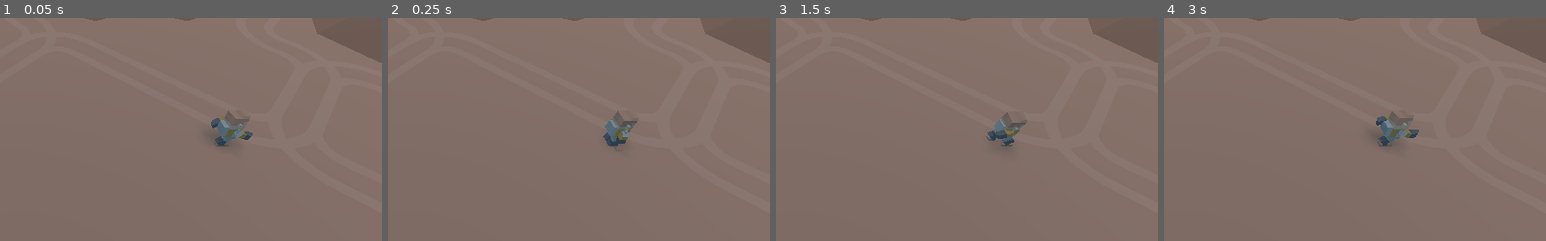
Above: before the commit, frames 1-4 (left to right).
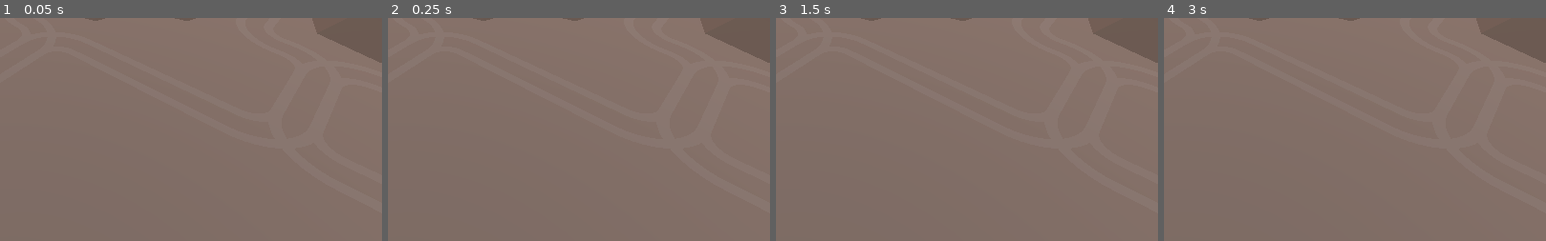
Above: after the commit, the same moments.

Repository: GameDrivenDesign/crusaders-guide-to-die-ning
Game: Godot game, scene res://game/game.tscn
Two runs of this game, one before a commit and one after it. Both use one fixed random seed, a clock stepped at 60 frames per second and the inputs below.
Inputs (mouse positions are % of the whole screen's width and height, from its top left):
- Up to frame 1 (0.05 s): no input
- Up to frame 2 (0.25 s): no input
- Up to frame 3 (1.5 s): tap Enter (ui_accept) at 0.5, 0.77, 1.25 s; move the mouse to (72, 45) at 0.52 s; hold Right (ui_right) 0.53-1.28 s; click (72, 45) at 0.6 s; move the mouse to (30, 55) at 1.27 s; hold Down (ui_down) from 1.28 s (still down); click (30, 55) at 1.35 s
- Up to frame 4 (3 s): tap Enter (ui_accept) at 1.52, 2 s; move the mouse to (60, 28) at 2.02 s; release Down (ui_down) at 2.03 s; hold Right (ui_right) 2.03-2.78 s; click (60, 28) at 2.1 s; move the mouse to (45, 70) at 2.77 s; hold Up (ui_up) from 2.78 s (still down); click (45, 70) at 2.85 s
The pictures show only the part of the screen within x 50-100%, y 29-79%; the shares and areas given below are measured in that part.

The runs differ from the first frame. In frame 1, 1.0% of the frame differs, in the area x 55-67%, y 41-58%; in frame 2, 0.8%; in frame 3, 0.7%; in frame 4, 1.0%.
Error in both runs: Assertion failed. (res://addons/multiplayer/NetworkGame.gd:84)

Commit message:
Remove test astronaut

Diff:
--- a/game/game.tscn
+++ b/game/game.tscn
@@ -1,10 +1,9 @@
-[gd_scene load_steps=6 format=2]
+[gd_scene load_steps=5 format=2]
 
 [ext_resource path="res://addons/multiplayer/NetworkGame.gd" type="Script" id=1]
 [ext_resource path="res://alien/alien.tscn" type="PackedScene" id=2]
 [ext_resource path="res://game/game.gd" type="Script" id=3]
 [ext_resource path="res://levels/level_with_nav.tscn" type="PackedScene" id=4]
-[ext_resource path="res://astronaut/astronaut.tscn" type="PackedScene" id=5]
 
 [node name="NetworkGame" type="Node"]
 script = ExtResource( 1 )
@@ -14,10 +13,6 @@
 
 [node name="game" type="Spatial" parent="."]
 script = ExtResource( 3 )
-
-[node name="astronaut" parent="game" instance=ExtResource( 5 )]
-transform = Transform( -0.707107, 0, 0.707107, 0, 1, 0, -0.707107, 0, -0.707107, -2.04863, 0, 1.18837 )
-targetNode = NodePath("../base_target")
 
 [node name="DirectionalLight" type="DirectionalLight" parent="game"]
 transform = Transform( 0.855898, 0.493938, 0.153181, -0.0861808, -0.15583, 0.984017, 0.509913, -0.85542, -0.0908067, 0, 0, 0 )
